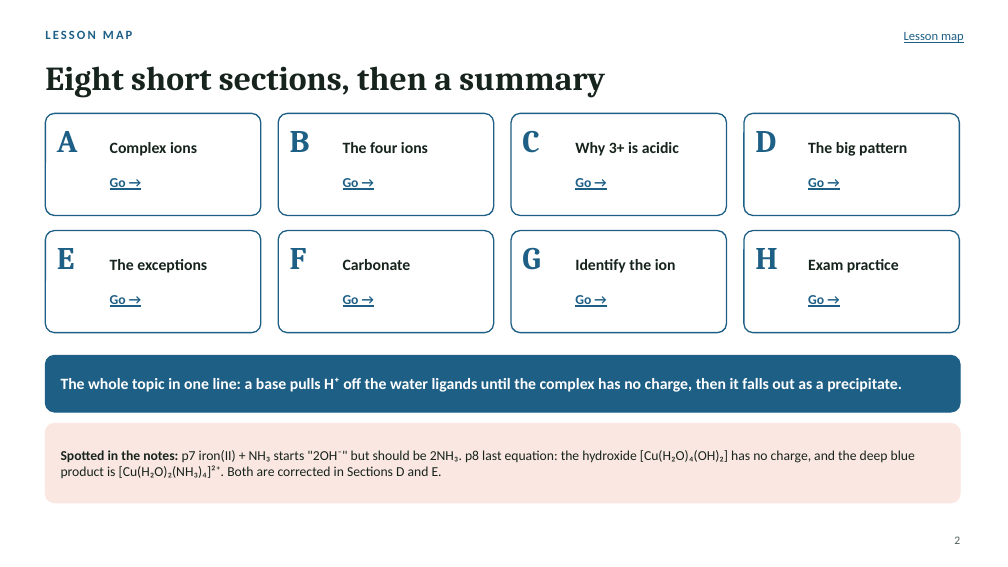
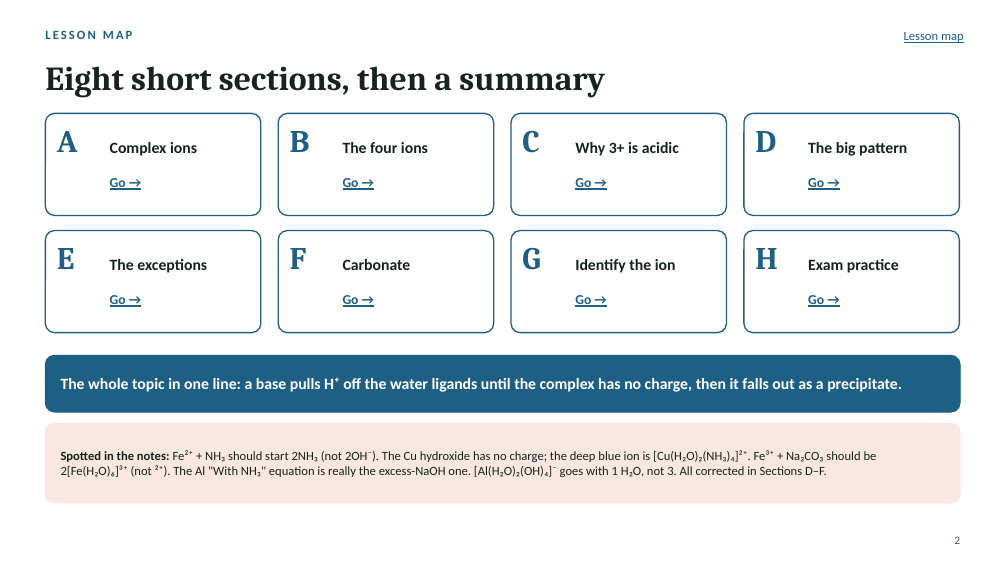
Before and after one commit to AramBarzinjy/energy-transfer-lesson, a slide deck: slide 2 of chemistry/aqueous-ions/Aqueous-ions-lesson.pptx. Drawn at 1008x567 pixels with LibreOffice and Linux fonts; fonts in the diff are those of the drawing. Boxes give left, top, right and bottom in pixels: in the first picture for what was removed or moved away, otherwise in the second. Text is boxed around its words. In the diff, an @@ line names an element or a change of style, - is before the commit and + after.

```diff
--- a/chemistry/aqueous-ions/Aqueous-ions-lesson.pptx
+++ b/chemistry/aqueous-ions/Aqueous-ions-lesson.pptx
@@ text at <box>61,450,877,477</box>: text changed; size 13 to 12 pt @@
-Spotted in the notes: p7 iron(II) + NH₃ starts "2OH⁻" but should be 2NH₃. p8 last equation: the hydroxide [Cu(H₂O)₄(OH)₂] has no charge, and the deep blue product is [Cu(H₂O)₂(NH₃)₄]²⁺. Both are corrected in Sections D and E.
+Spotted in the notes: Fe²⁺ + NH₃ should start 2NH₃ (not 2OH⁻). The Cu hydroxide has no charge; the deep blue ion is [Cu(H₂O)₂(NH₃)₄]²⁺. Fe³⁺ + Na₂CO₃ should be 2[Fe(H₂O)₆]³⁺ (not ²⁺). The Al "With NH₃" equation is really the excess-NaOH one. [Al(H₂O)₂(OH)₄]⁻ goes with 1 H₂O, not 3. All corrected in Sections D–F.
```
Also in this commit, not shown: 3 other slides changed, 1 slide added, 2 other files.
